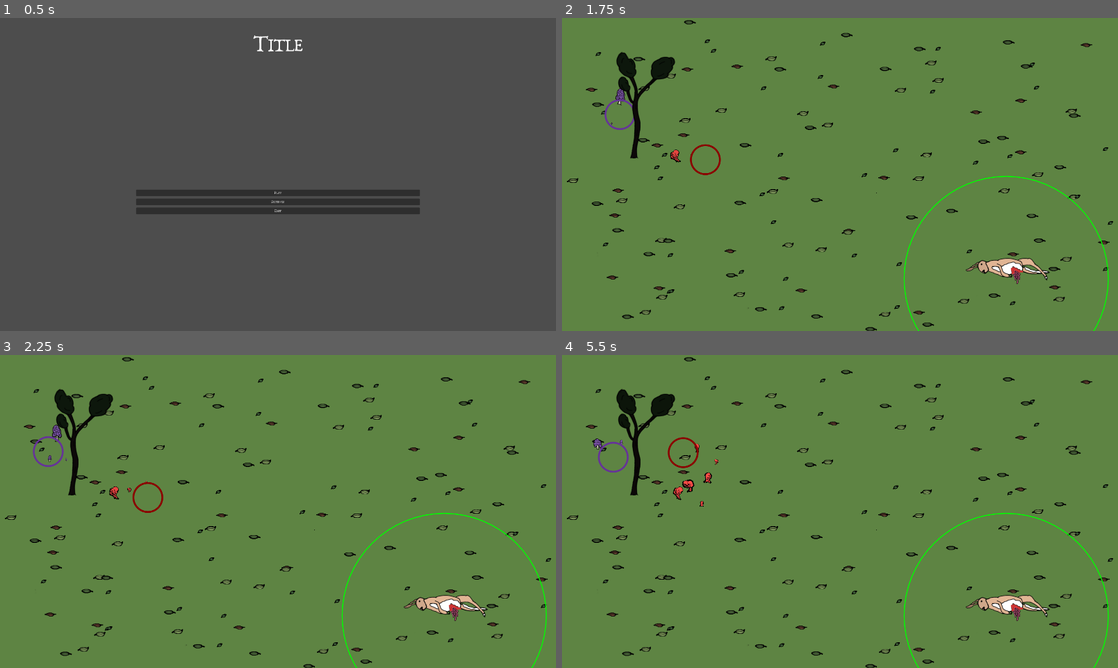
Above: before the commit, frames 1-4 (two rows, left to right).
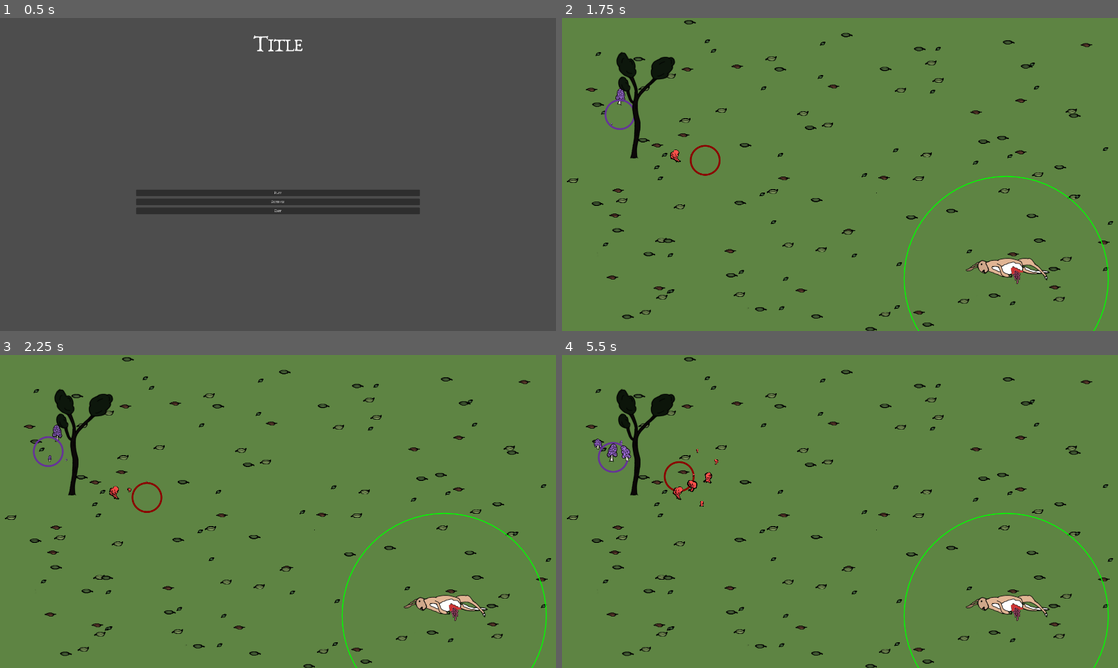
Above: after the commit, the same moments.

Repository: carcinizer/slavic-2025
Game: Godot game, scene res://scenes/main_menu.tscn
Two runs of this game, one before a commit and one after it. Both use one fixed random seed, a clock stepped at 60 frames per second and the inputs below.
Inputs:
- Up to frame 1 (0.5 s): no input
- Up to frame 2 (1.75 s): click "Play" at 0.5 s; tap Enter at 1.25 s; hold Right (right1) from 1.28 s (still down); tap S (down2) at 1.35 s
- Up to frame 3 (2.25 s): release Right (right1) at 2.03 s; hold Down (down1) from 2.03 s (still down); tap A (left2) at 2.1 s
- Up to frame 4 (5.5 s): release Down (down1) at 2.78 s; hold Right (right1) 2.78-3.53 s; tap one key every 0.75 s from 2.85 s: D (right2) W (up2) S (down2) A (left2); hold Up (up1) 3.53-4.28 s; hold Left (left1) from 4.28 s (still down)

Frame 1 is identical in both runs. In frame 2, 0.1% of the frame differs, in the area x 8-29%, y 22-51%; in frame 3, 0.2%; in frame 4, 0.5%, in the area x 5-29%, y 26-49%.

Commit message:
Mushroom flickering and exploding too early fix

Diff:
--- a/scenes/mushroom.tscn
+++ b/scenes/mushroom.tscn
@@ -11,10 +11,12 @@
 
 [sub_resource type="CircleShape2D" id="CircleShape2D_6c3h1"]
 
-[node name="Mushroom" type="StaticBody2D"]
+[node name="Mushroom" type="StaticBody2D" node_paths=PackedStringArray("sprite")]
 z_as_relative = false
 y_sort_enabled = true
 script = ExtResource("1_0bdi0")
+overgrowth_decay_speed = 3
+sprite = NodePath("Sprite")
 
 [node name="CollisionShape2D" type="CollisionShape2D" parent="."]
 shape = SubResource("CircleShape2D_0bdi0")
--- a/src/mushroom.gd
+++ b/src/mushroom.gd
@@ -14,6 +14,8 @@
 
 @export var time_until_starts_dying := 3.0
 @export var death_speed := 0.25
+
+@export var sprite: Sprite2D
 
 var time_since_spawn = 0
 var should_check_for_connections = false
@@ -45,7 +47,7 @@
 ]
 
 func _ready() -> void:
-	scale = Vector2.ZERO
+	sprite.scale = Vector2.ZERO
 	GLOB.all_mushrooms.push_back(self)
 	var sprite_variant := randi_range(0,sprite_variants_number-1)
 	sprite_variant += sprite_variants_number * player_id
@@ -89,7 +91,7 @@
 
 	# var c = colors[player_id]
 	var scale_scalar = hp/max_hp
-	scale = lerp(scale, Vector2(scale_scalar, scale_scalar), 0.1)
+	sprite.scale = lerp(sprite.scale, Vector2(scale_scalar, scale_scalar), 0.1)
 	if abs(rotation - target_rotation) < rotation_threshold:
 		target_rotation = randfn(0, 0.2) * (hp/max_hp) # ca. 11 deg std deviation
 
@@ -108,7 +110,7 @@
 	else:
 		my_lifeline = null
 
-	modulate = Color.WHITE if latest_pulse % 10 > 5 else Color.WHITE.darkened(0.1)
+	modulate = Color.WHITE.darkened(0.1 * sin(latest_pulse * 0.05))
 
 	## Overgrowing
 	if hp >= max_hp:
